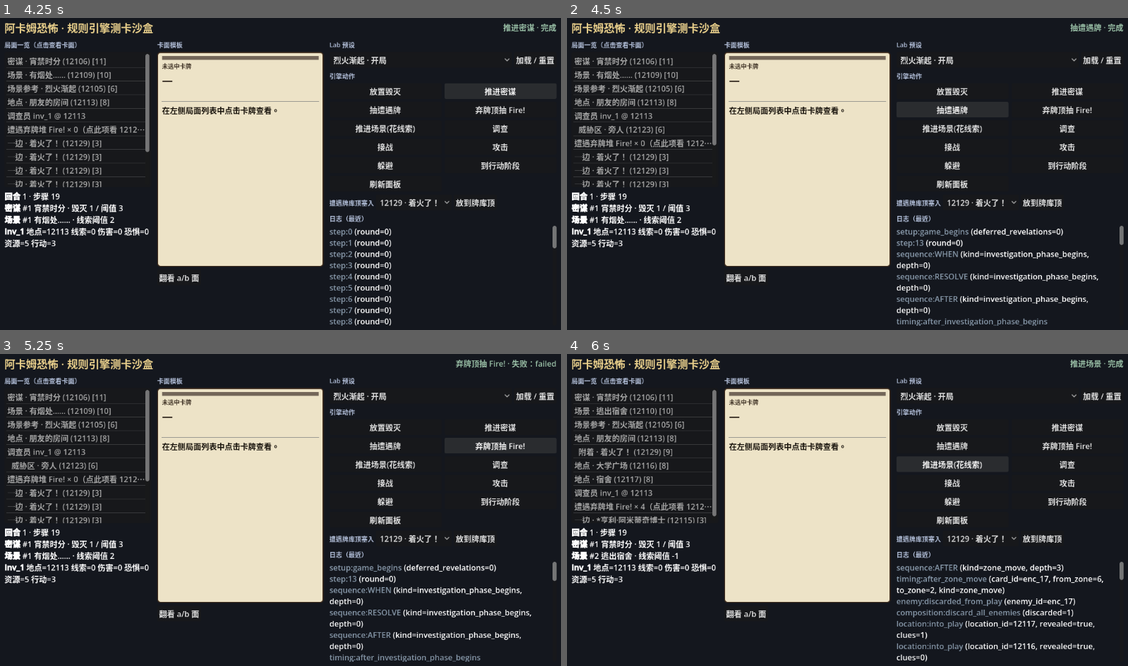
Above: before the commit, frames 1-4 (two rows, left to right).
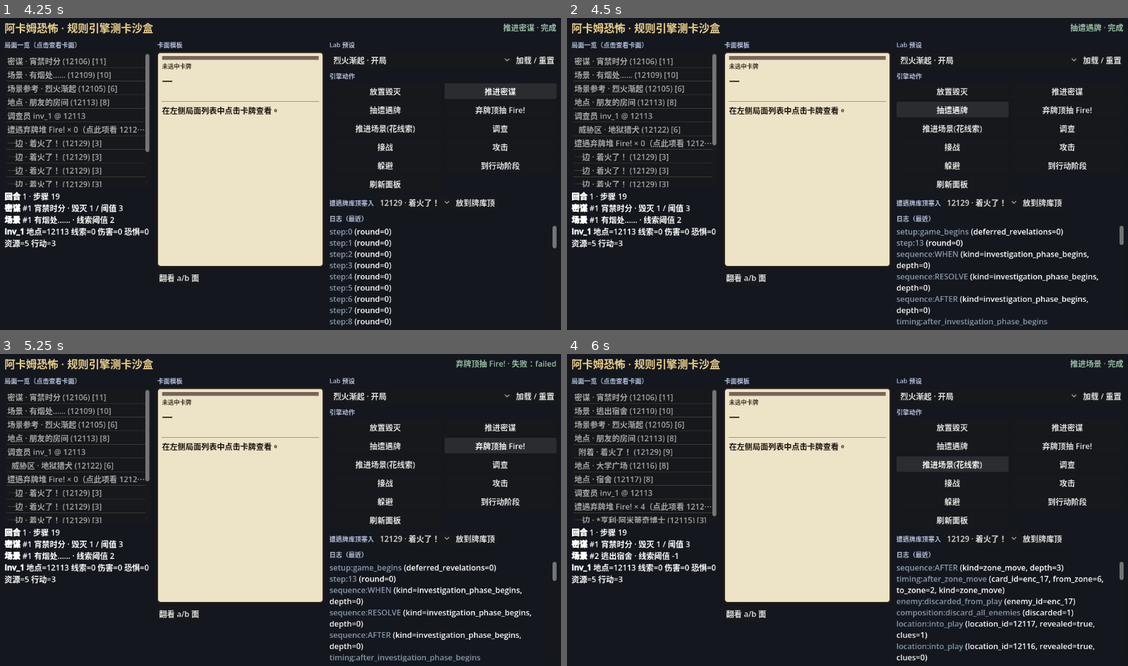
Above: after the commit, the same moments.

Repository: BlastMasterCreeper/arkhamhorror
Game: Godot game, scene res://ui/sandbox/sandbox.tscn
Same seed, same stepped clock (60 frames per second), same inputs: the game is played once before the commit and once after it.
Inputs:
- Up to frame 1 (4.25 s): click "翻看 a/b 面" at 0.5 s; click "烈火渐起 · 开局" at 1.25 s; click "加载 / 重置" at 2 s; click "放置毁灭" at 2.75 s; click "推进密谋" at 3.5 s
- Up to frame 2 (4.5 s): click "抽遭遇牌" at 4.25 s
- Up to frame 3 (5.25 s): click "弃牌顶抽 Fire!" at 5 s
- Up to frame 4 (6 s): click "推进场景(花线索)" at 5.75 s

Frame 1 is identical in both runs. In frame 2, 0.2% of the frame differs, in the area x 7-21%, y 34-38%; in frame 3, 0.2%; in frame 4, nothing differs.

Commit message:
feat(chaos): skill-test reveal ledger and post-ST.4 if-revealed gate
Maintain a per-test reveal ledger on ChaosBag (distinct from the physical
revealed_this_test pile). Ability reveals must finalize back to the bag while
keeping ledger rows; Cancel marks rows invalid. After the ST.3–ST.4 chain and
PW_AFTER_REVEAL, resolve_post_st4_if_revealed_gate queries the ledger for
binary/for-each delayed “if revealed” effects.

Co-authored-by: BlastMasterCreeper <BlastMasterCreeper@users.noreply.github.com>

Diff:
--- a/core/chaos/chaos_bag.gd
+++ b/core/chaos/chaos_bag.gd
@@ -2,33 +2,103 @@
 extends RefCounted
 
 var tokens: Array[ChaosToken] = []
+## 本检定仍留置工作区、待 ST.8 归袋的标记（物理堆）。
 var revealed_this_test: Array[ChaosToken] = []
+## 本作用域揭示账本：含已归袋的能力揭示；供 ST.4 后 *If … is revealed* 门槛查阅。
+var reveal_ledger: Array[ChaosRevealRecord] = []
+var reveal_scope_id: StringName = &""
 
 
 func shuffle() -> void:
 	tokens.shuffle()
 
 
-func draw_random() -> ChaosToken:
+func begin_reveal_scope(scope_id: StringName) -> void:
+	reveal_scope_id = scope_id
+	reveal_ledger.clear()
+
+
+func end_reveal_scope() -> void:
+	reveal_scope_id = &""
+	reveal_ledger.clear()
+
+
+func draw_random(source: StringName = &"skill_test") -> ChaosToken:
 	if tokens.is_empty():
 		return null
 	var idx := randi() % tokens.size()
 	var token := tokens[idx]
 	tokens.remove_at(idx)
 	revealed_this_test.append(token)
+	_record_reveal(token, source)
 	return token
+
+
+## 能力揭示（Rod 等）：离袋并记账；帧末须 `finalize_ability_reveal` 归袋（账本保留）。
+func reveal_for_ability(amount: int = 1) -> Array[ChaosToken]:
+	var out: Array[ChaosToken] = []
+	for _i in range(maxi(amount, 0)):
+		var token := draw_random(&"ability")
+		if token == null:
+			break
+		out.append(token)
+	return out
+
+
+## 能力帧末 disposition：物理回袋，账本行保留（除非已 Cancel）。
+func finalize_ability_reveal(revealed: Array[ChaosToken]) -> void:
+	for token in revealed:
+		if token == null:
+			continue
+		_return_physical(token)
+		var rec := _find_record(token)
+		if rec != null:
+			rec.physically_returned = true
 
 
 func return_token(token: ChaosToken) -> void:
 	if token == null:
 		return
-	revealed_this_test.erase(token)
-	tokens.append(token)
+	_return_physical(token)
 
 
 func return_all_revealed() -> void:
 	while not revealed_this_test.is_empty():
-		return_token(revealed_this_test[0])
+		_return_physical(revealed_this_test[0])
+
+
+## 整枚 Cancel：账本视为未揭示（门槛查不到）。
+func cancel_reveal(token: ChaosToken) -> void:
+	var rec := _find_record(token)
+	if rec != null:
+		rec.canceled = true
+
+
+func has_uncanceled_kind(kind: AhcEnums.ChaosTokenKind) -> bool:
+	for rec in reveal_ledger:
+		if rec.canceled:
+			continue
+		if rec.kind == kind:
+			return true
+	return false
+
+
+func count_uncanceled_kind(kind: AhcEnums.ChaosTokenKind) -> int:
+	var n := 0
+	for rec in reveal_ledger:
+		if rec.canceled:
+			continue
+		if rec.kind == kind:
+			n += 1
+	return n
+
+
+func uncanceled_records() -> Array[ChaosRevealRecord]:
+	var out: Array[ChaosRevealRecord] = []
+	for rec in reveal_ledger:
+		if not rec.canceled:
+			out.append(rec)
+	return out
 
 
 func add_token(token: ChaosToken) -> void:
@@ -38,3 +108,28 @@
 func clear() -> void:
 	tokens.clear()
 	revealed_this_test.clear()
+	reveal_ledger.clear()
+	reveal_scope_id = &""
+
+
+func _record_reveal(token: ChaosToken, source: StringName) -> void:
+	if token == null:
+		return
+	## 无作用域时仍允许物理揭示（非检定能力）；账本仅在有 scope 时写入。
+	if reveal_scope_id == &"":
+		return
+	reveal_ledger.append(ChaosRevealRecord.from_token(token, source, reveal_scope_id))
+
+
+func _return_physical(token: ChaosToken) -> void:
+	revealed_this_test.erase(token)
+	if not tokens.has(token):
+		tokens.append(token)
+
+
+func _find_record(token: ChaosToken) -> ChaosRevealRecord:
+	for i in range(reveal_ledger.size() - 1, -1, -1):
+		var rec: ChaosRevealRecord = reveal_ledger[i]
+		if rec.token == token:
+			return rec
+	return null
--- /dev/null
+++ b/core/chaos/chaos_reveal_record.gd
@@ -0,0 +1,24 @@
+class_name ChaosRevealRecord
+extends RefCounted
+
+## 检定/调查作用域内一次「揭示」账本行（可已归袋；Cancel 整枚后无效）。
+
+var token: ChaosToken = null
+var kind: AhcEnums.ChaosTokenKind = AhcEnums.ChaosTokenKind.NUMERIC
+var source: StringName = &"skill_test" ## skill_test | ability
+var scope_id: StringName = &""
+var canceled: bool = false
+var physically_returned: bool = false
+
+
+static func from_token(
+	token: ChaosToken,
+	source: StringName,
+	scope_id: StringName
+) -> ChaosRevealRecord:
+	var rec := ChaosRevealRecord.new()
+	rec.token = token
+	rec.kind = token.kind if token != null else AhcEnums.ChaosTokenKind.NUMERIC
+	rec.source = source
+	rec.scope_id = scope_id
+	return rec
--- a/core/chaos/chaos_token.gd
+++ b/core/chaos/chaos_token.gd
@@ -28,3 +28,15 @@
 	t.modifier = modifier
 	t.reveal_another = true
 	return t
+
+
+static func symbol(
+	kind: AhcEnums.ChaosTokenKind,
+	modifier: int = 0,
+	instance_id: StringName = &""
+) -> ChaosToken:
+	var t := ChaosToken.new()
+	t.kind = kind
+	t.modifier = modifier
+	t.instance_id = instance_id
+	return t
--- a/rules/skill_test/skill_test_context.gd
+++ b/rules/skill_test/skill_test_context.gd
@@ -27,3 +27,8 @@
 var ally_committed: bool = false
 var success_applied: bool = false
 var fail_applied: bool = false
+## ST.4 后 *If … is revealed* 门槛：查混乱袋揭示账本后回调。
+## 项：{ "kind": ChaosTokenKind(int), "mode": &"any"|"each", "on_match": Callable }
+var post_st4_if_revealed: Array[Dictionary] = []
+## 最近一次 ST.4 后门槛快照（测试 / 延时读取）。
+var post_st4_reveal_snapshot: Dictionary = {}
--- a/rules/skill_test/skill_test_engine.gd
+++ b/rules/skill_test/skill_test_engine.gd
@@ -38,6 +38,7 @@
 		ctx.id = StringName("skill_test_%d" % _next_id)
 	_stack.append(ctx)
 	_sync_stack(game_ctx)
+	_state.chaos_bag.begin_reveal_scope(ctx.id)
 	ctx.current_step = AhcEnums.SkillTestStep.ST_1_BEGIN
 	_advance_step(AhcEnums.SkillTestStep.ST_1_BEGIN, ctx)
 	if _timing:
@@ -105,9 +106,49 @@
 		var reveal_again := step_apply_symbol_effects(ctx)
 		if not reveal_again:
 			break
+	## ST.4 链结束 → PW_AFTER_REVEAL（窗内能力揭示写入账本）→ 窗关后门槛 → ST.5。
 	_open_player_window(ctx, AhcEnums.PlayerWindow.PW_SKILL_TEST_AFTER_REVEAL)
+
+
+func continue_after_reveal_window(ctx: SkillTestContext) -> void:
+	resolve_post_st4_if_revealed_gate(ctx)
 	step_calculate_modified_value(ctx)
 	step_determine_success(ctx)
+
+
+## ST.4 揭示+符号链结束后的统一门槛：只读 `ChaosBag` 揭示账本（未 Cancel）。
+func resolve_post_st4_if_revealed_gate(ctx: SkillTestContext) -> Dictionary:
+	var bag := _state.chaos_bag
+	var snap := {
+		"scope_id": bag.reveal_scope_id,
+		"uncanceled": bag.uncanceled_records().duplicate(),
+	}
+	ctx.post_st4_reveal_snapshot = snap
+	for entry in ctx.post_st4_if_revealed:
+		if typeof(entry) != TYPE_DICTIONARY:
+			continue
+		var kind: int = int(entry.get("kind", -1))
+		if kind < 0:
+			continue
+		var mode: StringName = entry.get("mode", &"any")
+		var cb: Variant = entry.get("on_match")
+		if typeof(cb) != TYPE_CALLABLE or not (cb as Callable).is_valid():
+			continue
+		var count := bag.count_uncanceled_kind(kind as AhcEnums.ChaosTokenKind)
+		if count <= 0:
+			continue
+		if mode == &"each":
+			for _i in range(count):
+				(cb as Callable).call(ctx, kind, 1)
+		else:
+			## any / binary：整次门槛至多一次
+			(cb as Callable).call(ctx, kind, count)
+	if _timing:
+		_timing.emit_timing(
+			&"skill_test_post_st4_if_revealed",
+			{"test_id": ctx.id, "uncanceled_count": bag.uncanceled_records().size()}
+		)
+	return snap
 
 
 func step_reveal_token(ctx: SkillTestContext) -> ChaosToken:
@@ -187,6 +228,7 @@
 	ctx.current_step = AhcEnums.SkillTestStep.ST_8_END
 	_discard_committed(ctx)
 	_state.chaos_bag.return_all_revealed()
+	_state.chaos_bag.end_reveal_scope()
 	if _stack.size() > 0 and _stack[_stack.size() - 1] == ctx:
 		_stack.pop_back()
 	_sync_stack(game_ctx)
@@ -204,6 +246,7 @@
 	close_player_window(ctx)
 	resolve_reveal_chain(ctx)
 	close_player_window(ctx)
+	continue_after_reveal_window(ctx)
 	step_apply_results(ctx)
 	if game_ctx != null:
 		RetaliateAlertResolver.resolve_post_st7(game_ctx, ctx)
--- a/tests/run_headless.gd
+++ b/tests/run_headless.gd
@@ -233,6 +233,10 @@
 	_run_test("PERIL-07 peril registers via seq.effect.register", _test_peril_register_no_vacuum)
 	_run_test("ST-07 apply success callback", _test_st_apply_success)
 	_run_test("ST-08 end discards committed", _test_st_end_cleanup)
+	_run_test("BAG-LEDGER-01 skill reveal ledger clears at ST.8", _test_bag_ledger_skill_reveal)
+	_run_test("BAG-LEDGER-02 ability curse gate binary after ST.4", _test_bag_ledger_ability_curse_gate)
+	_run_test("BAG-LEDGER-03 cancel excludes from gate", _test_bag_ledger_cancel_excludes)
+	_run_test("BAG-LEDGER-04 for-each mode fires per curse", _test_bag_ledger_each_mode)
 	_run_test("ACT-01 investigate discovers clue", _test_act_investigate_success)
 	_run_test("ACT-02 investigate fail no clue", _test_act_investigate_fail)
 	_run_test("ACT-03 fight deals damage", _test_act_fight_success)
@@ -5272,7 +5276,120 @@
 		and card.zone == AhcEnums.Zone.DISCARD
 		and h.ctx.state.chaos_bag.tokens.size() == 1
 		and h.ctx.state.chaos_bag.revealed_this_test.is_empty()
-	)
+		and h.ctx.state.chaos_bag.reveal_ledger.is_empty()
+		and h.ctx.state.chaos_bag.reveal_scope_id == &""
+	)
+
+
+func _test_bag_ledger_skill_reveal() -> bool:
+	var h := RuleTestHarness.new(42)
+	GameBootstrap.setup_chaos_bag(h.ctx, [ChaosToken.numeric(0, &"n0")])
+	var st := SkillTestHelper.new(h.ctx)
+	var test := st.make_test(&"inv_1", AhcEnums.SkillType.INTELLECT, 0)
+	st.run(test)
+	return (
+		h.ctx.state.chaos_bag.tokens.size() == 1
+		and h.ctx.state.chaos_bag.revealed_this_test.is_empty()
+		and h.ctx.state.chaos_bag.reveal_ledger.is_empty()
+	)
+
+
+func _test_bag_ledger_ability_curse_gate() -> bool:
+	var h := RuleTestHarness.new(42)
+	var curse := ChaosToken.symbol(AhcEnums.ChaosTokenKind.CURSE, -2, &"curse_1")
+	## 先只放 curse，保证能力揭示确定性；ST.3 前再补 numeric。
+	GameBootstrap.setup_chaos_bag(h.ctx, [curse])
+	var st := SkillTestHelper.new(h.ctx)
+	var test := st.make_test(&"inv_1", AhcEnums.SkillType.INTELLECT, 0)
+	var flags := {"fires": 0}
+	var on_match := func(_ctx: SkillTestContext, _kind: int, _n: int) -> void:
+		flags.fires += 1
+	test.post_st4_if_revealed = [
+		{"kind": AhcEnums.ChaosTokenKind.CURSE, "mode": &"any", "on_match": on_match}
+	]
+	h.ctx.skill_tests.begin_test(test, h.ctx)
+	h.ctx.skill_tests.step_commit(test, [])
+	h.ctx.skill_tests.close_player_window(test)
+	## Rod 式：检定窗内能力揭示 curse 后归袋，账本保留。
+	var pulled: Array[ChaosToken] = h.ctx.state.chaos_bag.reveal_for_ability(1)
+	h.ctx.state.chaos_bag.finalize_ability_reveal(pulled)
+	h.ctx.state.chaos_bag.add_token(ChaosToken.numeric(0, &"n0"))
+	h.ctx.skill_tests.resolve_reveal_chain(test)
+	h.ctx.skill_tests.close_player_window(test)
+	h.ctx.skill_tests.continue_after_reveal_window(test)
+	h.ctx.skill_tests.step_apply_results(test)
+	h.ctx.skill_tests.step_end(test, h.ctx)
+	return (
+		flags.fires == 1
+		and pulled.size() == 1
+		and pulled[0].kind == AhcEnums.ChaosTokenKind.CURSE
+		and h.ctx.state.chaos_bag.tokens.size() == 2
+		and h.ctx.state.chaos_bag.revealed_this_test.is_empty()
+		and h.ctx.state.chaos_bag.reveal_ledger.is_empty()
+	)
+
+
+func _test_bag_ledger_cancel_excludes() -> bool:
+	var h := RuleTestHarness.new(42)
+	var curse := ChaosToken.symbol(AhcEnums.ChaosTokenKind.CURSE, -2, &"curse_x")
+	GameBootstrap.setup_chaos_bag(h.ctx, [curse])
+	var st := SkillTestHelper.new(h.ctx)
+	var test := st.make_test(&"inv_1", AhcEnums.SkillType.WILLPOWER, 0)
+	var flags := {"fires": 0}
+	var on_match := func(_ctx: SkillTestContext, _kind: int, _n: int) -> void:
+		flags.fires += 1
+	test.post_st4_if_revealed = [
+		{"kind": AhcEnums.ChaosTokenKind.CURSE, "mode": &"any", "on_match": on_match}
+	]
+	h.ctx.skill_tests.begin_test(test, h.ctx)
+	h.ctx.skill_tests.step_commit(test, [])
+	h.ctx.skill_tests.close_player_window(test)
+	var pulled: Array[ChaosToken] = h.ctx.state.chaos_bag.reveal_for_ability(1)
+	h.ctx.state.chaos_bag.cancel_reveal(pulled[0])
+	h.ctx.state.chaos_bag.finalize_ability_reveal(pulled)
+	## 撤出袋外，避免 ST.3 再次抽到同一枚形成「新揭示」账本行。
+	h.ctx.state.chaos_bag.tokens.clear()
+	h.ctx.state.chaos_bag.add_token(ChaosToken.numeric(1, &"n1"))
+	var saw_curse_before_gate := h.ctx.state.chaos_bag.has_uncanceled_kind(
+		AhcEnums.ChaosTokenKind.CURSE
+	)
+	h.ctx.skill_tests.resolve_reveal_chain(test)
+	h.ctx.skill_tests.close_player_window(test)
+	h.ctx.skill_tests.continue_after_reveal_window(test)
+	h.ctx.skill_tests.step_apply_results(test)
+	h.ctx.skill_tests.step_end(test, h.ctx)
+	return (
+		not saw_curse_before_gate
+		and flags.fires == 0
+		and h.ctx.state.chaos_bag.tokens.size() == 1
+	)
+
+
+func _test_bag_ledger_each_mode() -> bool:
+	var h := RuleTestHarness.new(42)
+	var c1 := ChaosToken.symbol(AhcEnums.ChaosTokenKind.CURSE, -2, &"c1")
+	var c2 := ChaosToken.symbol(AhcEnums.ChaosTokenKind.CURSE, -2, &"c2")
+	GameBootstrap.setup_chaos_bag(h.ctx, [c1, c2])
+	var st := SkillTestHelper.new(h.ctx)
+	var test := st.make_test(&"inv_1", AhcEnums.SkillType.COMBAT, 0)
+	var flags := {"fires": 0}
+	var on_match := func(_ctx: SkillTestContext, _kind: int, _n: int) -> void:
+		flags.fires += 1
+	test.post_st4_if_revealed = [
+		{"kind": AhcEnums.ChaosTokenKind.CURSE, "mode": &"each", "on_match": on_match}
+	]
+	h.ctx.skill_tests.begin_test(test, h.ctx)
+	h.ctx.skill_tests.step_commit(test, [])
+	h.ctx.skill_tests.close_player_window(test)
+	var pulled: Array[ChaosToken] = h.ctx.state.chaos_bag.reveal_for_ability(2)
+	h.ctx.state.chaos_bag.finalize_ability_reveal(pulled)
+	h.ctx.state.chaos_bag.add_token(ChaosToken.numeric(0, &"n0"))
+	h.ctx.skill_tests.resolve_reveal_chain(test)
+	h.ctx.skill_tests.close_player_window(test)
+	h.ctx.skill_tests.continue_after_reveal_window(test)
+	h.ctx.skill_tests.step_apply_results(test)
+	h.ctx.skill_tests.step_end(test, h.ctx)
+	return flags.fires == 2 and pulled.size() == 2 and h.ctx.state.chaos_bag.tokens.size() == 3
 
 
 func _test_act_investigate_success() -> bool:
Not shown, added: core/chaos/chaos_reveal_record.gd.uid
Not shown, changed: docs/design/05-chaos-bag.md
